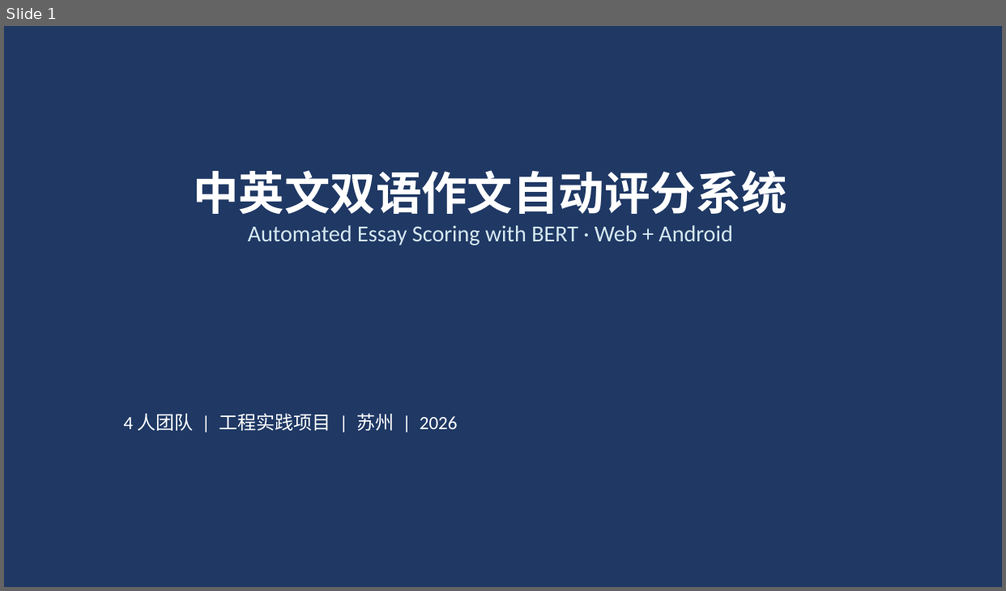
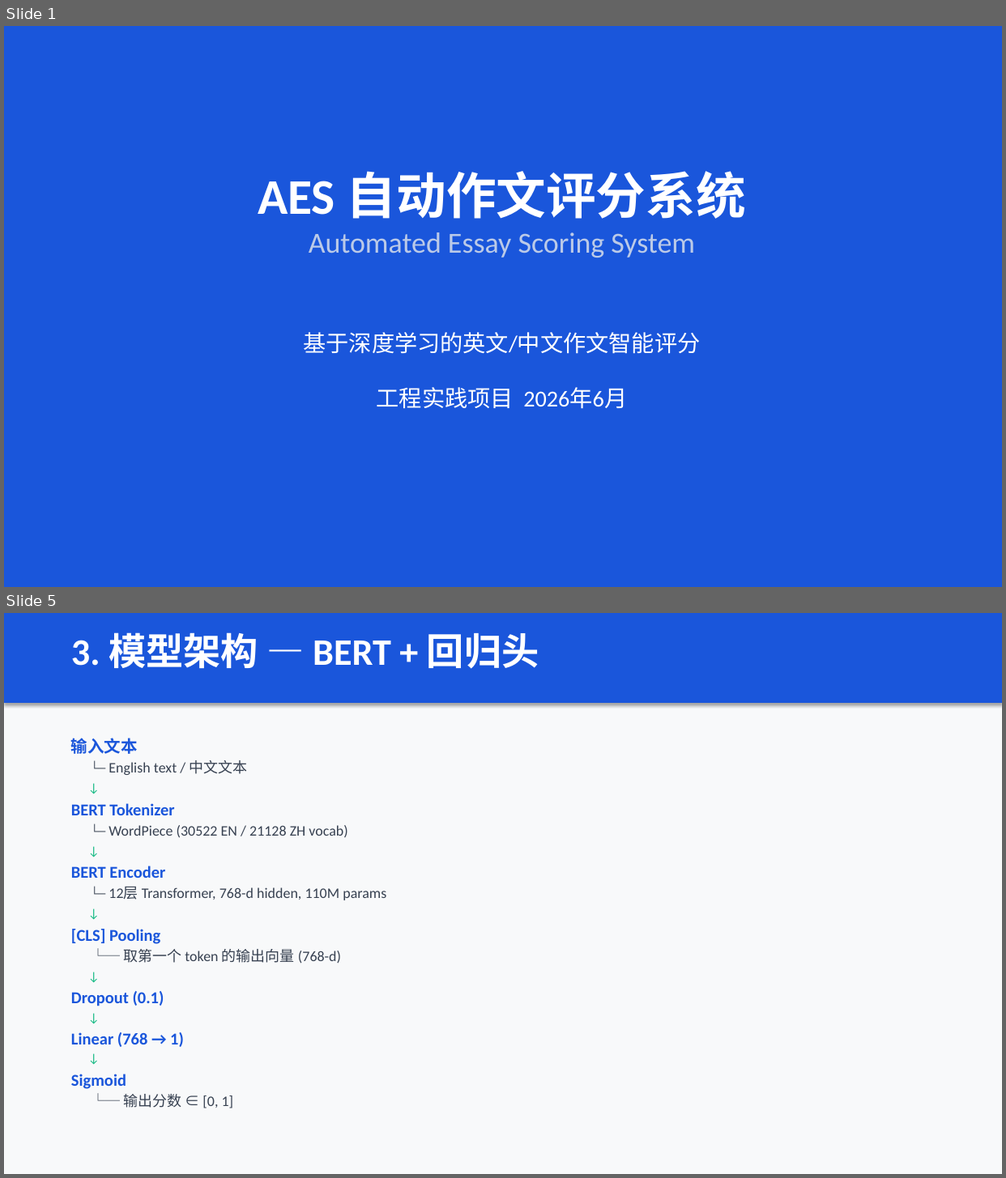
Before and after one commit to Dearsilly/lab, a slide deck: doc/AES_答辩PPT.pptx. Shown one above the other, each under a label of ours: slide 1 before the commit, slides 1 and 5 after it; the slides between them are not shown. The pictures are 1006x591 and 1006x1178 pixels, drawn with LibreOffice and Linux fonts; fonts in the diff are those of the drawing. Boxes give left, top, right and bottom in pixels: in the first picture for what was removed or moved away, otherwise in the second. Text is boxed around its words. In the diff, an @@ line names an element or a change of style, - is before the commit and + after.

Commit message:
docs: regenerate defense Word report and PPT with updated content

```diff
--- a/doc/AES_答辩PPT.pptx
+++ b/doc/AES_答辩PPT.pptx
@@ slide 5 added at (4, 613, 1002, 1174), background #F8F9FA @@
@@ rectangle added at (4, 613, 1002, 703), fill #1A56DB @@
@@ text added at (71, 632, 539, 669), 36 pt, text #FFFFFF, bold @@
+3. 模型架构 — BERT + 回归头
@@ text added at (71, 738, 386, 1109), 14 pt, text #374151 @@
+输入文本
+└─ English text / 中文文本
+↓
+BERT Tokenizer
+└─ WordPiece (30522 EN / 21128 ZH vocab)
+↓
+BERT Encoder
+└─ 12层 Transformer, 768-d hidden, 110M params
+↓
+[CLS] Pooling
+└─ 取第一个 token 的输出向量 (768-d)
+↓
+Dropout (0.1)
+↓
+Linear (768 → 1)
+↓
+Sigmoid
+└─ 输出分数 ∈ [0, 1]
@@ slide 1 changed as well @@
@@ background #1F3864 to #1A56DB @@
@@ text at (258, 171, 746, 258): text changed; size 22 to 28 pt; text colour #D5E8F0 to #BBCAE8 @@
-中英文双语作文自动评分系统
-Automated Essay Scoring with BERT · Web + Android
+AES 自动作文评分系统
+Automated Essay Scoring System
@@ text at (303, 332, 700, 409): text changed; size 18 to 22 pt @@
-4 人团队 | 工程实践项目 | 苏州 | 2026
+基于深度学习的英文/中文作文智能评分
+工程实践项目 2026年6月
```
Also in this commit, not shown: 1 other slide changed, 10 other slides added, 11 slides removed, 3 other files.
